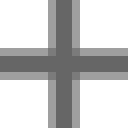
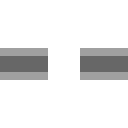
Revision of a layered 128px x 128px image; what changed, layer by layer:
added layer "Vector Smart Object copy" above "Vector Smart Object" over [48,48,80,80]
hid "Vector Smart Object" over [48,0,80,128]
hid "Background" over [48,0,80,128]
